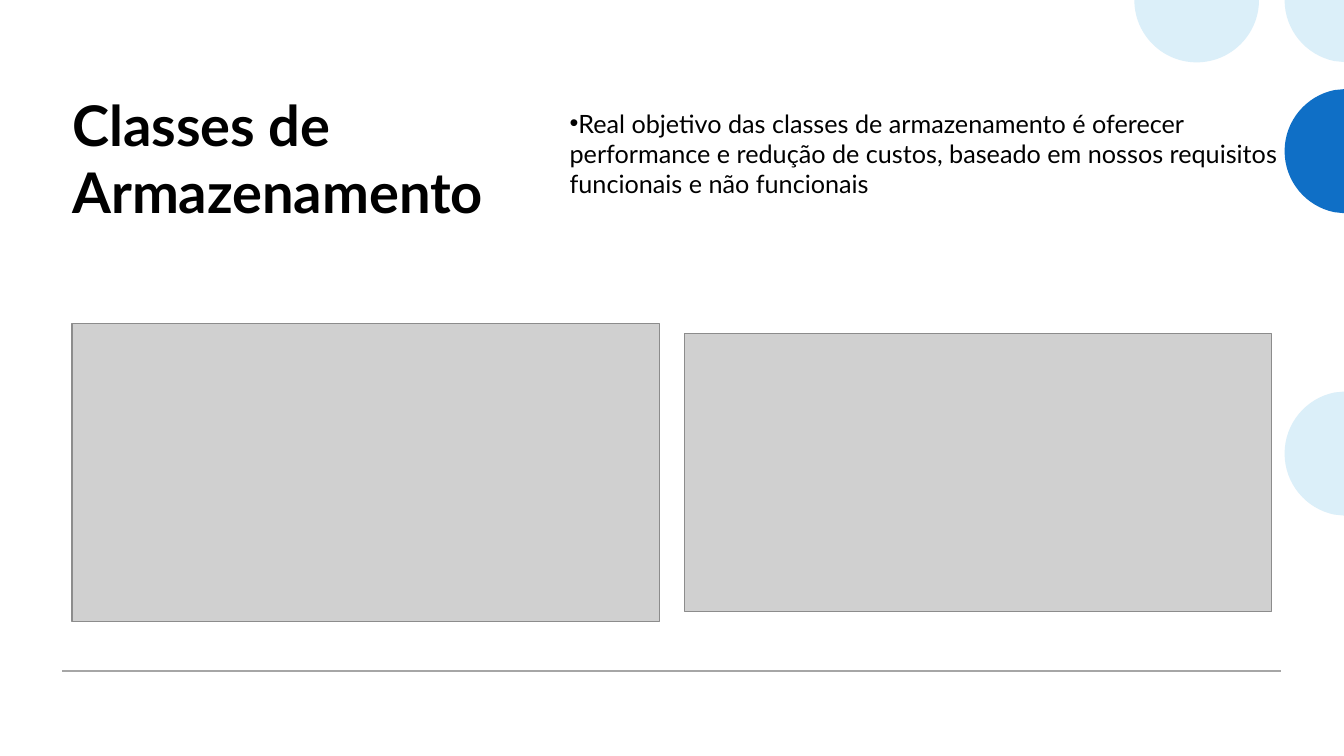
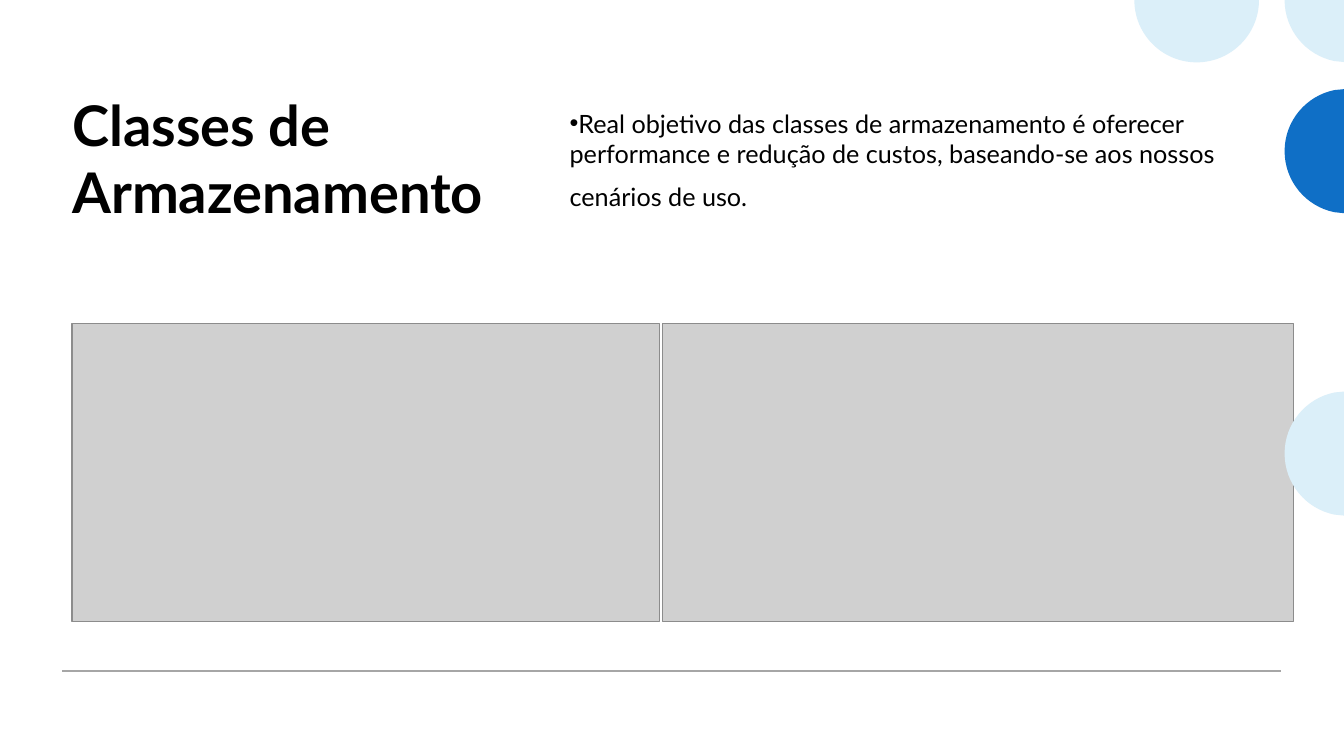
Before and after one commit to alanmourad/docs-aws, a slide deck: slide 15 of aws_work3_s3.pptx (slide 11 before the commit). Drawn at 1344x756 pixels with LibreOffice and Linux fonts; fonts in the diff are those of the drawing; grey boxes stand for pictures. Boxes give left, top, right and bottom in pixels: in the first picture for what was removed or moved away, otherwise in the second. Text is boxed around its words. In the diff, an @@ line names an element or a change of style, - is before the commit and + after.

```diff
--- a/aws_work3_s3.pptx
+++ b/aws_work3_s3.pptx
@@ text at [570,114,1214,207]: text changed @@
-• Real objetivo das classes de armazenamento é oferecer performance e redução de custos, baseado em nossos requisitos funcionais e não funcionais
+• Real objetivo das classes de armazenamento é oferecer performance e redução de custos, baseando-se aos nossos
+cenários de uso.
@@ picture: place and size @@
-picture at [685,334,1272,611]
+picture at [663,324,1295,622]
```
Also in this commit, not shown: 12 other slides changed, 5 slides added.
